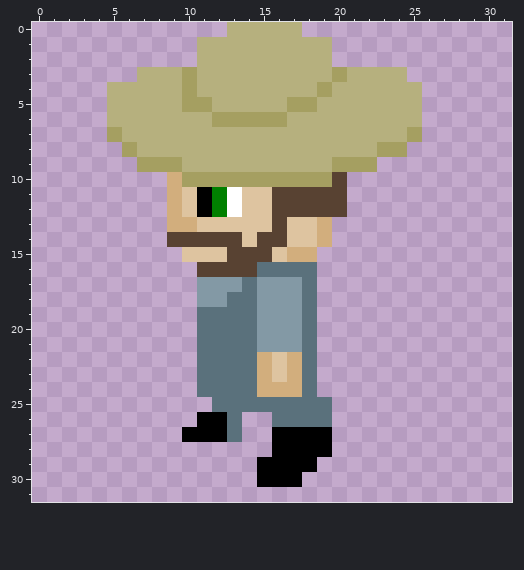
One commit to this pixel-art sprite: LudumDare37.gmx/sprites/images/sprPlayerLeft_3.png. Above is the file before it was changed.
The file is 32x32 pixels.
After:
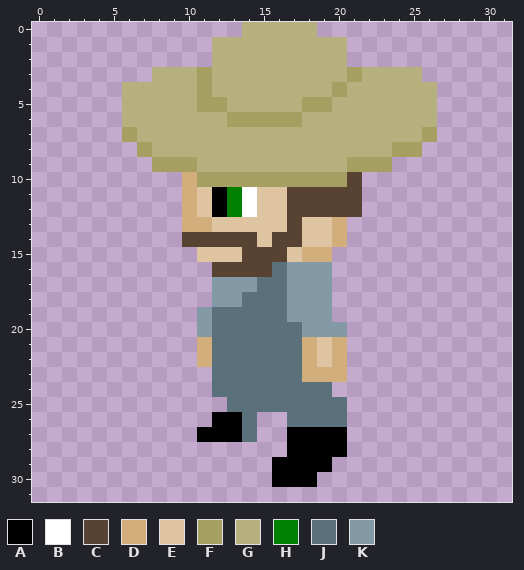
Palette (. is transparent): A #000000  B #ffffff  C #584232  D #d2ae7d  E #dec4a0  F #a59f61  G #b6b07e  H #008000  J #5a717c  K #8399a5
The commit says: diagonal leaves, sideways player walking animation improved
Change:
Changed rows in their new state; - is an unchanged pixel.
first column x 5:
 0 --------.----G--------
 1 ------.--------G------
 2 ------.--------G------
 3 --.--GF--------GF---G-
 4 .----GF-------GF-----G
 5 .----G-F----G-F------G
 6 .------G----F--------G
 7 .F------------------GF
 8 -.F---------------G-F-
 9 --.--F---------G--F---
10 ----.D---------FC-----
11 ----.DEAHB-E----C-----
12 ----.DEAHB-E----C-----
13 ----.-D----EC-ED------
14 ----.----CE-C-ED------
15 -----.--E--CE-D-------
16 ------.---C-KKK-------
17 ------.--KJJ-KK-------
18 ------.-K-JJ-KK-------
19 ------K---JJ-KK-------
20 ------K---JJJKKK------
21 ------D---JJJDED------
22 ------D---JJJDED------
23 ------.---JJJDDD------
24 ------.---JJJ-J-------
25 -------.-------J------
26 ------.-AJ-.---J------
27 -----.--AJ-.---A------
28 -----------.---A------
29 ----------.---A-------
30 ----------.--A--------
